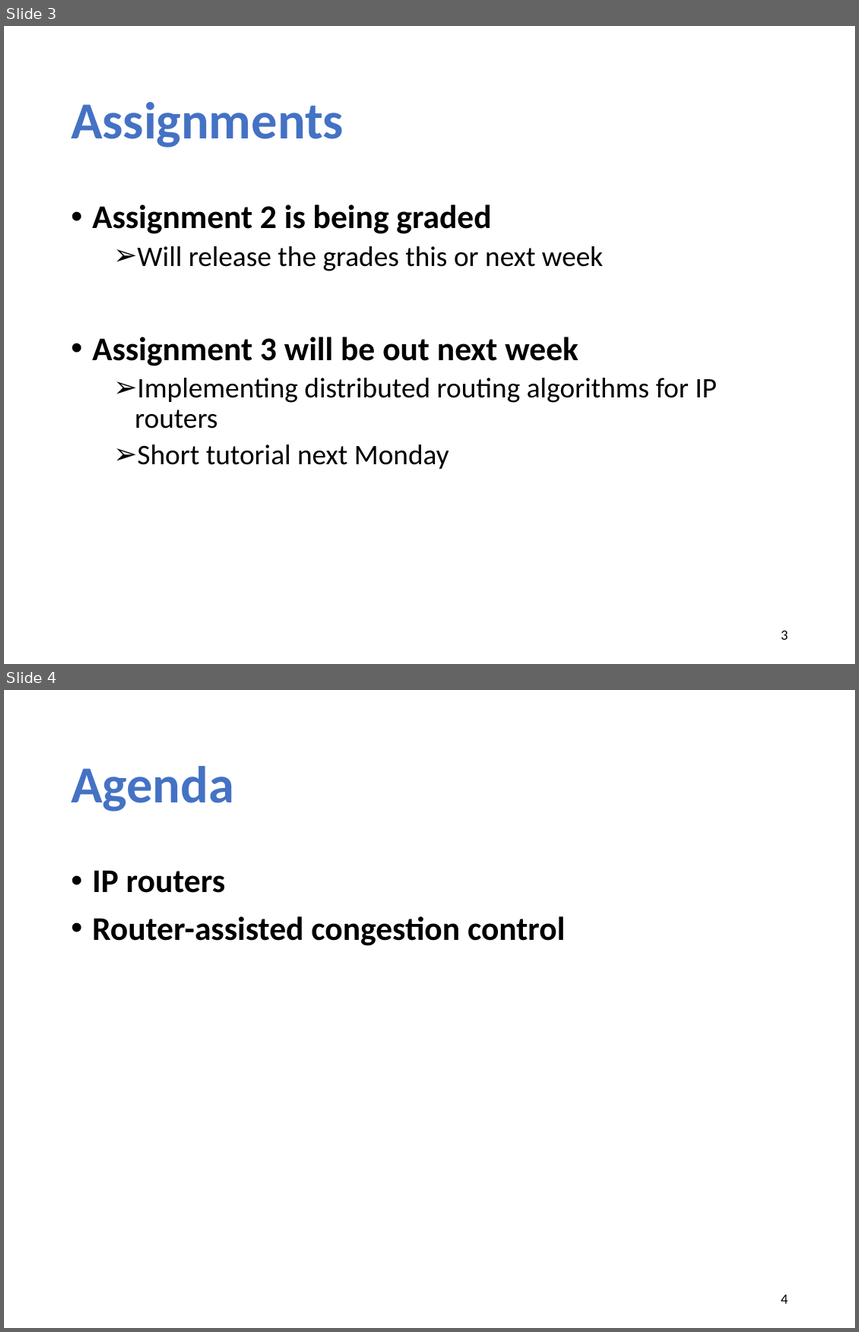
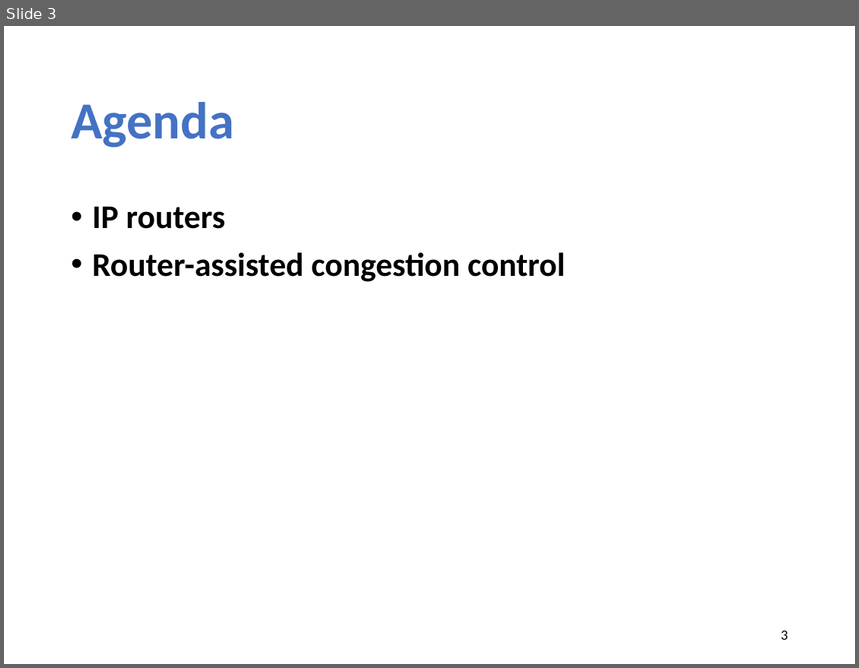
Before and after one commit to xinjin/course-net, a slide deck: slides/lec11_ip_router.pptx. Shown one above the other, each under a label of ours: slides 3 and 4 before the commit, slide 3 after it. The pictures are 859x1332 and 859x668 pixels, drawn with LibreOffice and Linux fonts; fonts in the diff are those of the drawing. Boxes give left, top, right and bottom in pixels: in the first picture for what was removed or moved away, otherwise in the second. Text is boxed around its words. In the diff, an @@ line names an element or a change of style, - is before the commit and + after.

```diff
--- a/slides/lec11_ip_router.pptx
+++ b/slides/lec11_ip_router.pptx
@@ slide 3 removed at [4, 26, 855, 664], background #FFFFFF @@
@@ title removed at [71, 102, 344, 148] @@
-Assignments
@@ text removed at [92, 205, 718, 469] @@
-• Assignment 2 is being graded
-  ➢ Will release the grades this or next week
-• Assignment 3 will be out next week
-  ➢ Implementing distributed routing algorithms for IP routers
-  ➢ Short tutorial next Monday
@@ page number removed at [781, 631, 788, 640] @@
-3
@@ what was slide 4 is now slide 3 @@
@@ page number at [781, 631, 788, 640]: text changed @@
-4
+3
```
Also in this commit, not shown: 4 slides changed, 2 slides added, 1 other slide removed, 1 other file.
